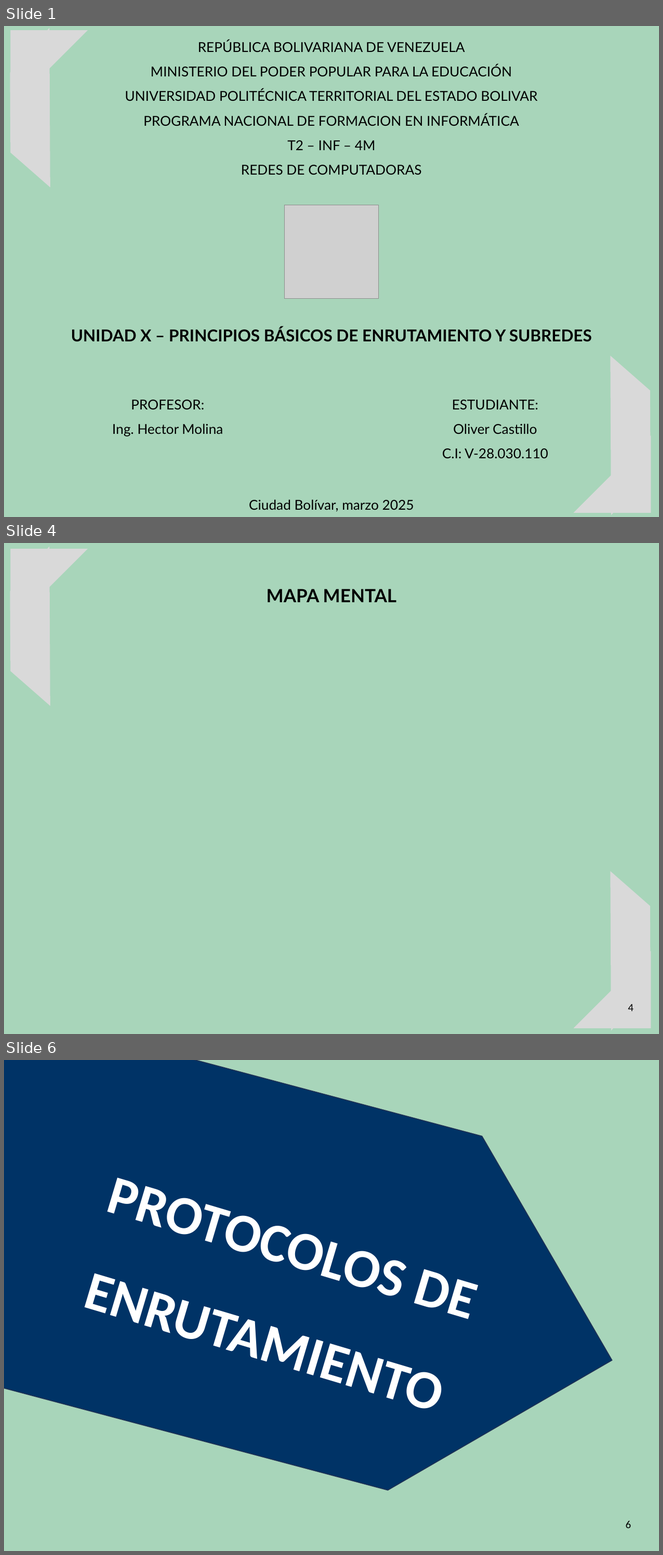
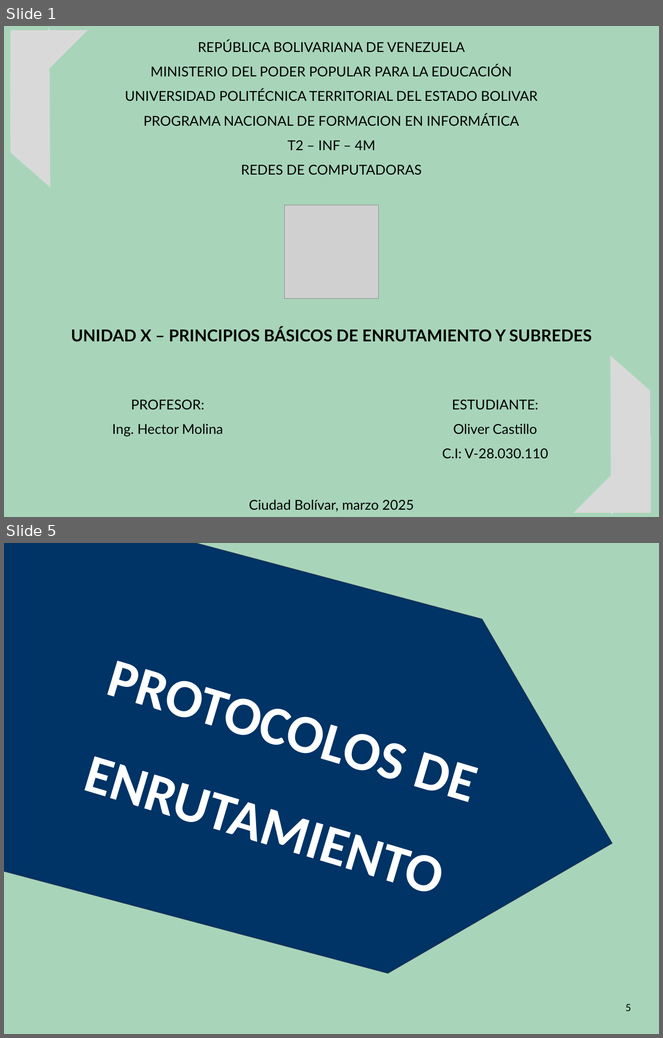
Before and after one commit to oloco2792/Universidad, a slide deck: REDES DE COMPUTADORA/UNIDAD X/UNIDAD X.pptx. Shown one above the other, each under a label of ours: slides 1, 4 and 6 before the commit, slides 1 and 5 after it; the slides between them are not shown. The pictures are 663x1555 and 663x1038 pixels, drawn with LibreOffice and Linux fonts; fonts in the diff are those of the drawing; grey boxes stand for pictures. Boxes give left, top, right and bottom in pixels: in the first picture for what was removed or moved away, otherwise in the second. Text is boxed around its words. In the diff, an @@ line names an element or a change of style, - is before the commit and + after.

```diff
--- a/REDES DE COMPUTADORA/UNIDAD X/UNIDAD X.pptx
+++ b/REDES DE COMPUTADORA/UNIDAD X/UNIDAD X.pptx
@@ slide 4 removed at [4, 543, 659, 1034], background #A8D5BA @@
@@ diag stripe removed at [4, 546, 129, 705] @@
@@ right triangle removed at [11, 549, 88, 626] @@
@@ text removed at [267, 589, 397, 602] @@
-MAPA MENTAL
@@ diag stripe removed at [532, 871, 659, 1030] @@
@@ right triangle removed at [574, 951, 651, 1029] @@
@@ page number removed at [628, 1004, 634, 1012] @@
-4
@@ what was slide 6 is now slide 5 @@
@@ page number at [626, 1004, 632, 1012]: text changed @@
-6
+5
```
Also in this commit, not shown: 3 slides changed, 14 slides added, 6 other slides removed, 2 other files.
